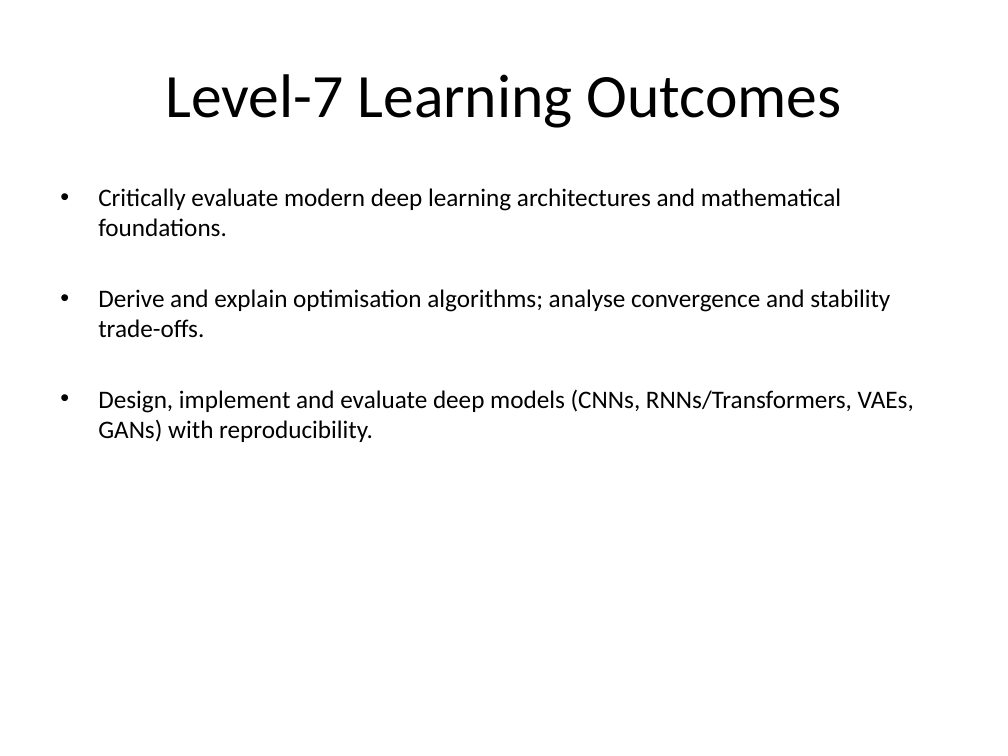
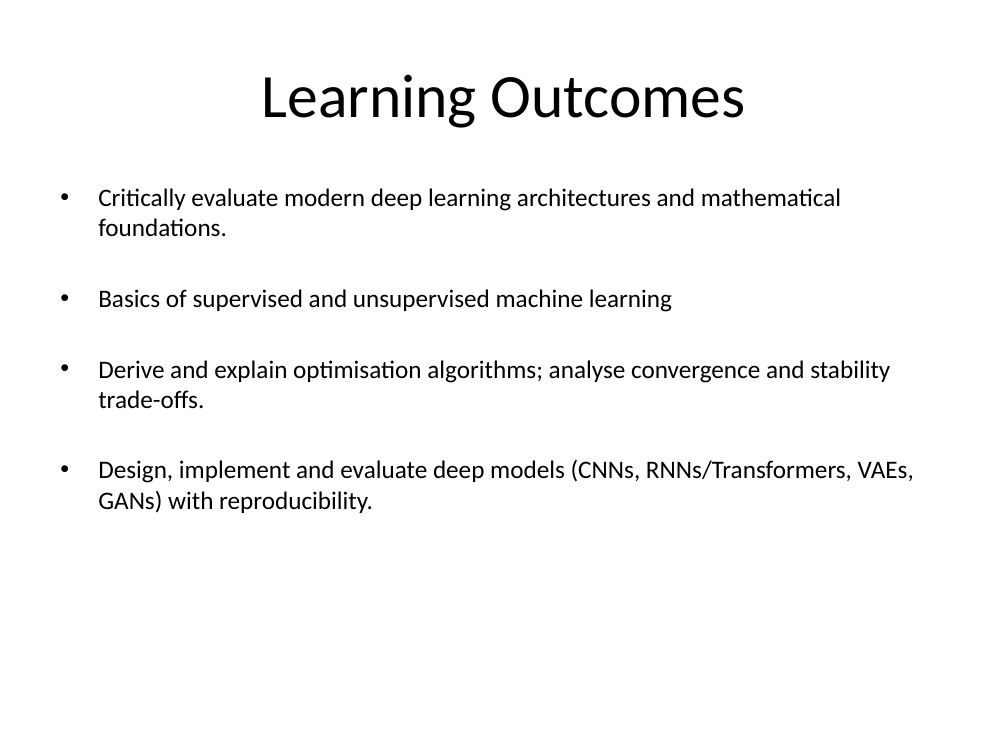
Before and after one commit to neelsoumya/teaching_neural_networks, a slide deck: slide 3 of Deep_Neural_Networks_Module.pptx. Drawn at 1008x756 pixels with LibreOffice and Linux fonts; fonts in the diff are those of the drawing. Boxes give left, top, right and bottom in pixels: in the first picture for what was removed or moved away, otherwise in the second. Text is boxed around its words. In the diff, an @@ line names an element or a change of style, - is before the commit and + after.

```diff
--- a/Deep_Neural_Networks_Module.pptx
+++ b/Deep_Neural_Networks_Module.pptx
@@ title at (x1=262, y1=74, x2=746, y2=128): text changed @@
-Level-7 Learning Outcomes
+Learning Outcomes
@@ text at (x1=98, y1=289, x2=672, y2=312): paragraph added @@
+• Basics of supervised and unsupervised machine learning
```
Also in this commit, not shown: 4 other slides changed, 3 other files.
